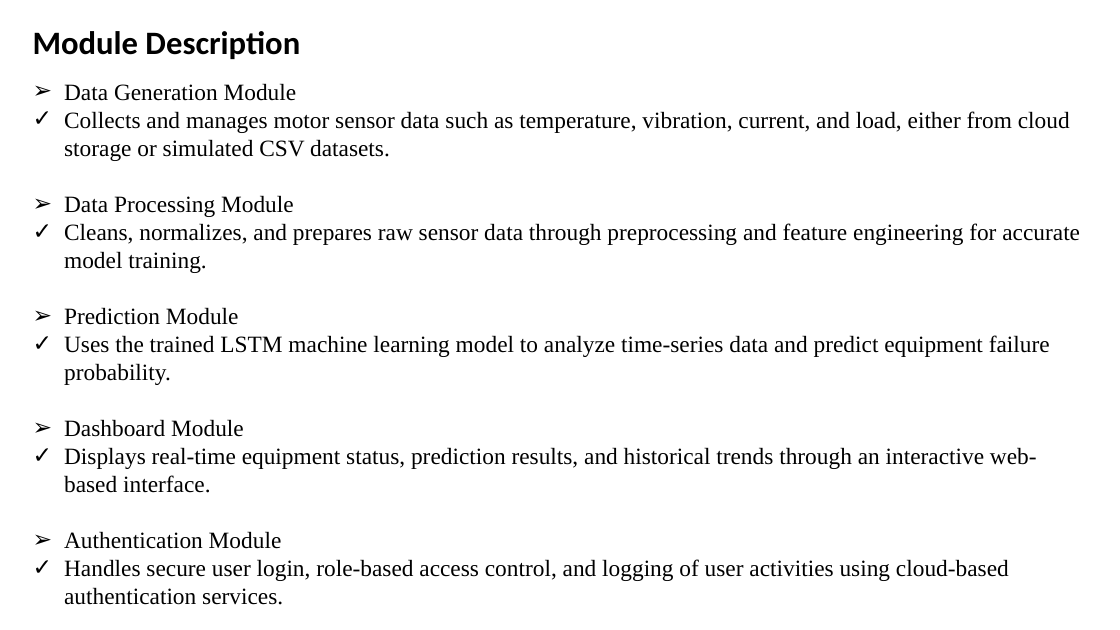
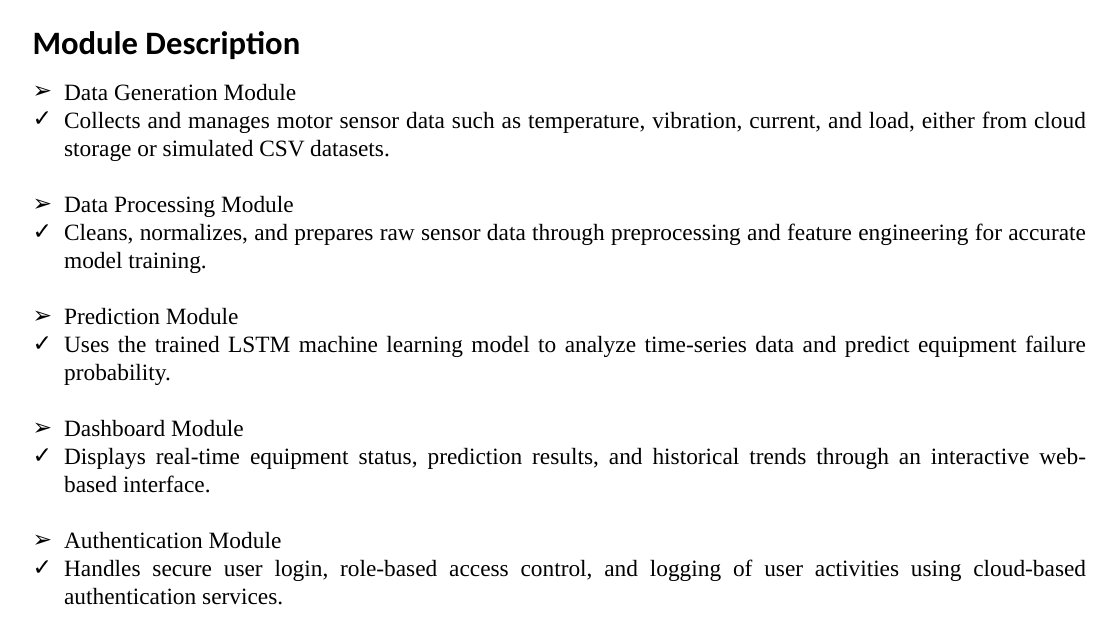
Before and after one commit to megh193/proactiveEquipmentCare, a slide deck: slide 11 of docs/Clg 1st review.pptx. Drawn at 1120x630 pixels with LibreOffice and Linux fonts; fonts in the diff are those of the drawing. Boxes give left, top, right and bottom in pixels: in the first picture for what was removed or moved away, otherwise in the second. Text is boxed around its words. In the diff, an @@ line names an element or a change of style, - is before the commit and + after.

```diff
--- a/docs/Clg 1st review.pptx
+++ b/docs/Clg 1st review.pptx
@@ text "Data Generation Module" at (64, 83, 1086, 605): alignment left to justified @@
```
Also in this commit, not shown: 8 other slides changed, 1 other file.
